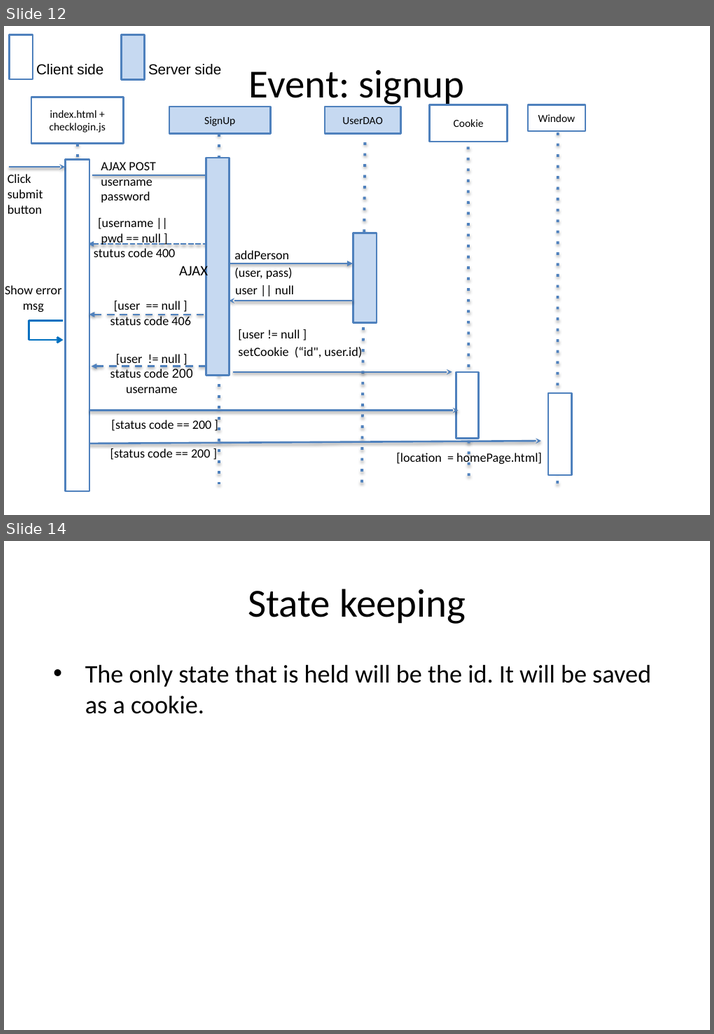
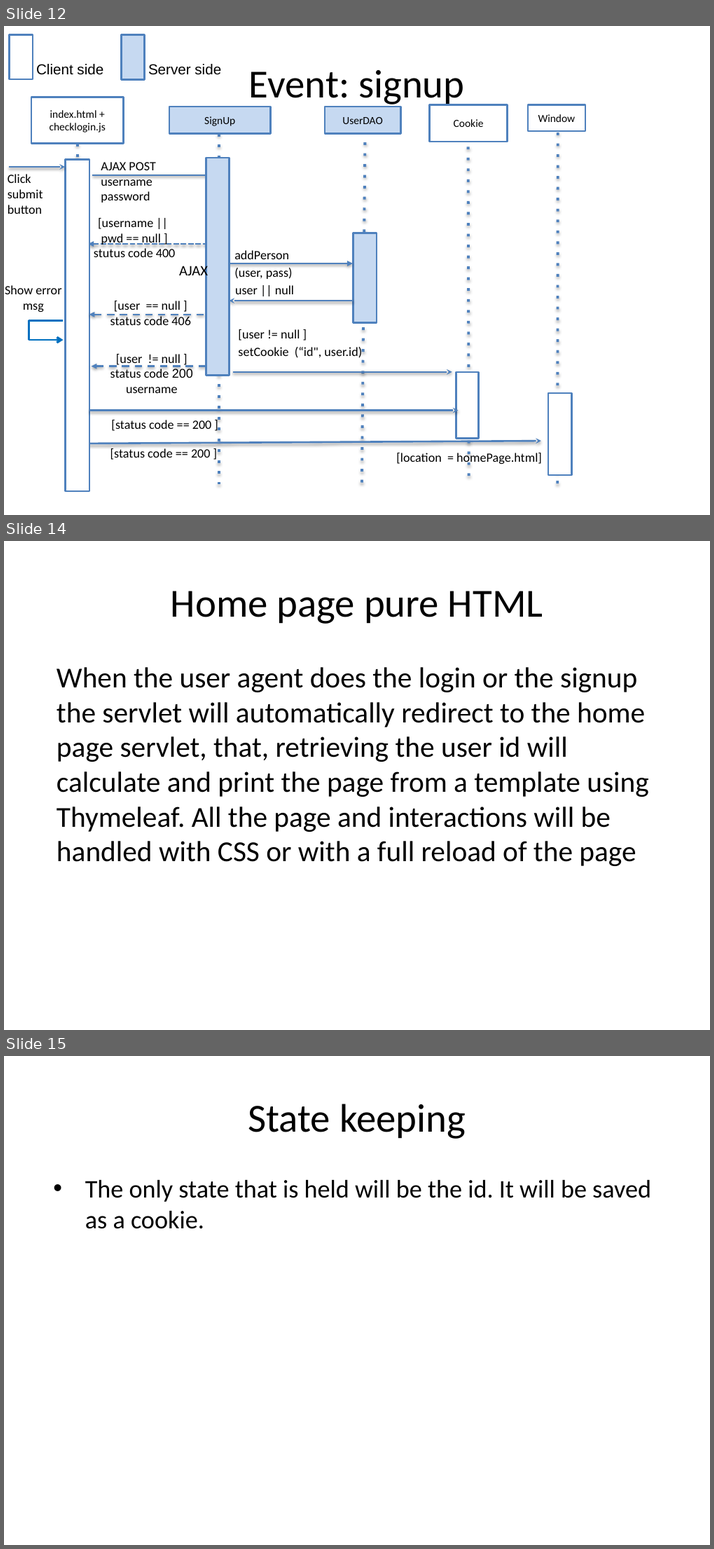
Before and after one commit to Buba98/OnlineMeetings, a slide deck: Meetings management.pptx. Shown one above the other, each under a label of ours: slides 12 and 14 before the commit, slides 12, 14 and 15 after it; the slides between them are not shown. The pictures are 714x1034 and 714x1549 pixels, drawn with LibreOffice and Linux fonts; fonts in the diff are those of the drawing. Boxes give left, top, right and bottom in pixels: in the first picture for what was removed or moved away, otherwise in the second. Text is boxed around its words. In the diff, an @@ line names an element or a change of style, - is before the commit and + after.

```diff
--- a/Meetings management.pptx
+++ b/Meetings management.pptx
@@ slide 14 added at [4, 541, 710, 1030], background #FFFFFF @@
@@ title added at [171, 591, 543, 624], 44 pt, text #000000 @@
+Home page pure HTML
@@ text added at [56, 667, 649, 866], 32 pt, text #000000 @@
+When the user agent does the login or the signup the servlet will automatically redirect to the home page servlet, that, retrieving the user id will calculate and print the page from a template using Thymeleaf. All the page and interactions will be handled with CSS or with a full reload of the page
@@ what was slide 14 is now slide 15 @@
```
Also in this commit, not shown: 3 slides changed, 1 other slide added, 7 other files.
